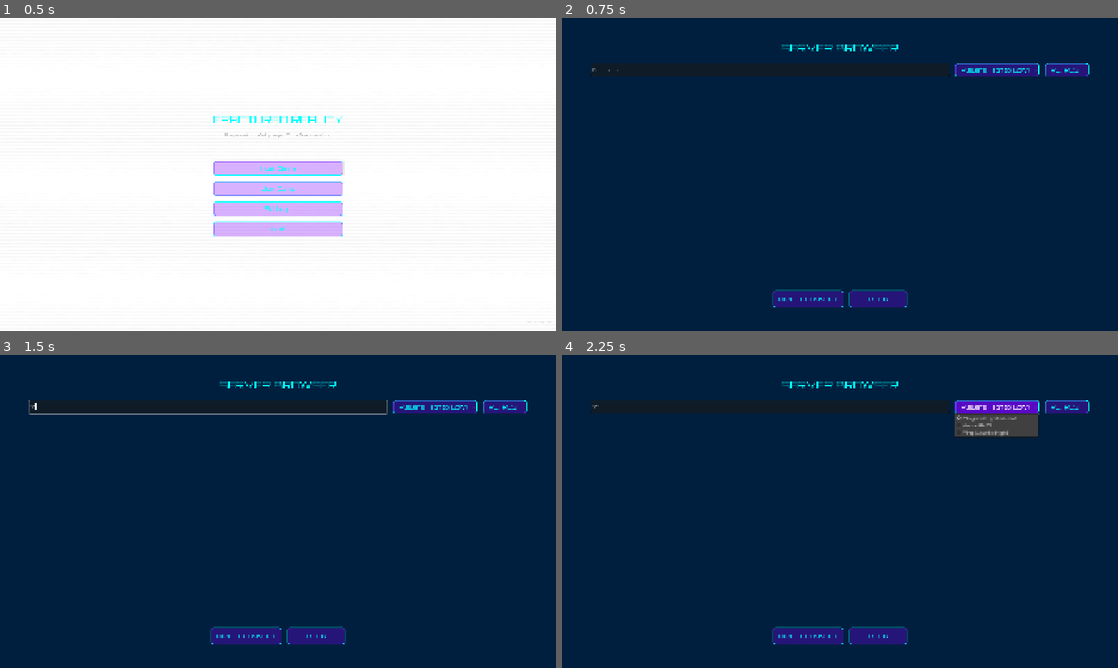
Above: before the commit, frames 1-4 (two rows, left to right).
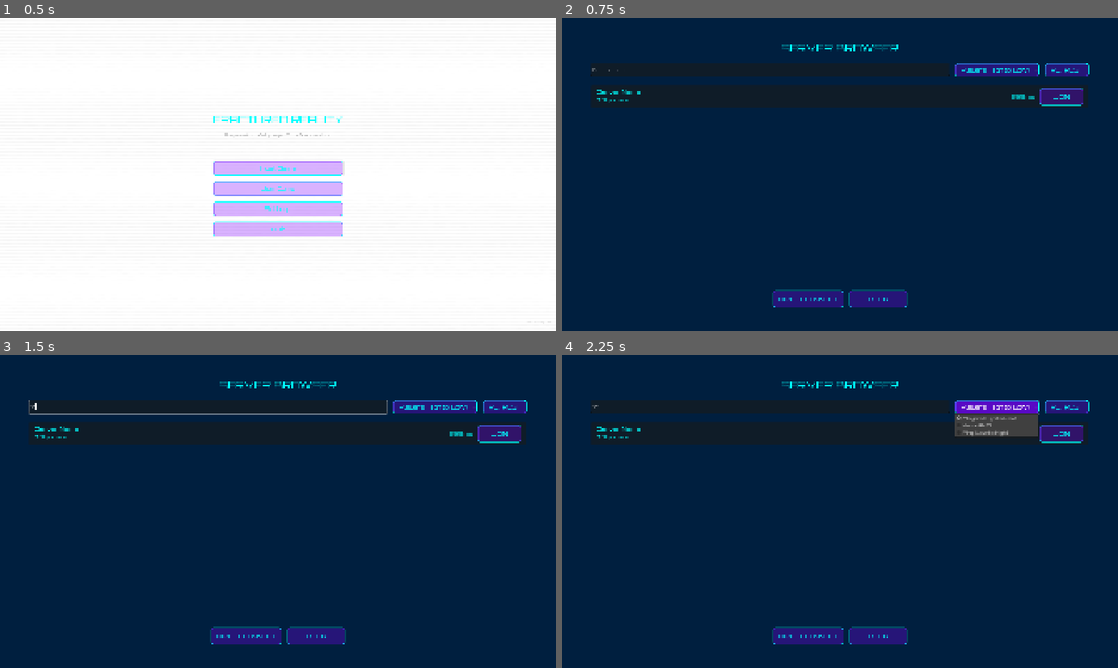
Above: after the commit, the same moments.

Repository: Fallrod2/Fractured-Reality
Game: Godot game, scene res://scenes/ui/main_menu.tscn
Two runs of this game, one before a commit and one after it. Both use one fixed random seed, a clock stepped at 60 frames per second and the inputs below.
Inputs (mouse positions are in pixels of both pictures, inside the frame that each line leads up to):
- Up to frame 1 (0.5 s): no input
- Up to frame 2 (0.75 s): click "Join Game" at 0.5 s
- Up to frame 3 (1.5 s): click (205, 408) at 1.27 s; type "12" at 1.35 s
- Up to frame 4 (2.25 s): click "Players (High to Low)" at 2 s

Frame 1 is identical in both runs. In frame 2, 0.6% of the frame differs, in the area x 6-94%, y 22-29%; in frame 3, 0.6%; in frame 4, 0.5%.
Error before the commit: Cannot call method 'get_children' on a null value. (res://scripts/ui/server_browser.gd:51)
Error after the commit: Invalid assignment of property or key 'text' with value of type 'String' on a base object of type 'Nil'. (res://scripts/ui/server_entry.gd:19)

Commit message:
[Fix] Correct server browser node path hierarchy
Fixed node path error in server_browser scene.

**Issue:**
ServerList was incorrectly nested under ScrollContainer, causing
'Node not found' error at runtime.

**Fix:**
- Moved ServerList to be direct child of Content (ScrollContainer)
- Updated server_browser.gd node path from Content/ScrollContainer/ServerList
  to Content/ServerList
- ScrollContainer automatically manages its content without extra nesting

**Technical Details:**
- scenes/ui/server_browser.tscn:72 - Fixed parent path
- scripts/ui/server_browser.gd:5 - Updated @onready var path

🤖 Generated with [Claude Code](https://claude.com/claude-code)

Co-Authored-By: Claude <noreply@anthropic.com>

Diff:
--- a/scenes/ui/server_browser.tscn
+++ b/scenes/ui/server_browser.tscn
@@ -69,7 +69,7 @@
 layout_mode = 2
 size_flags_vertical = 3
 
-[node name="ServerList" type="VBoxContainer" parent="MarginContainer/VBoxContainer/Content/ScrollContainer"]
+[node name="ServerList" type="VBoxContainer" parent="MarginContainer/VBoxContainer/Content"]
 layout_mode = 2
 size_flags_horizontal = 3
 theme_override_constants/separation = 10
--- a/scripts/ui/server_browser.gd
+++ b/scripts/ui/server_browser.gd
@@ -2,7 +2,7 @@
 ## Server Browser - Displays available game servers
 ## Allows filtering and sorting of servers
 
-@onready var server_list := $MarginContainer/VBoxContainer/Content/ScrollContainer/ServerList
+@onready var server_list := $MarginContainer/VBoxContainer/Content/ServerList
 @onready var refresh_button := $MarginContainer/VBoxContainer/Header/RefreshButton
 @onready var sort_option := $MarginContainer/VBoxContainer/Header/SortOption
 @onready var filter_input := $MarginContainer/VBoxContainer/Header/FilterInput
